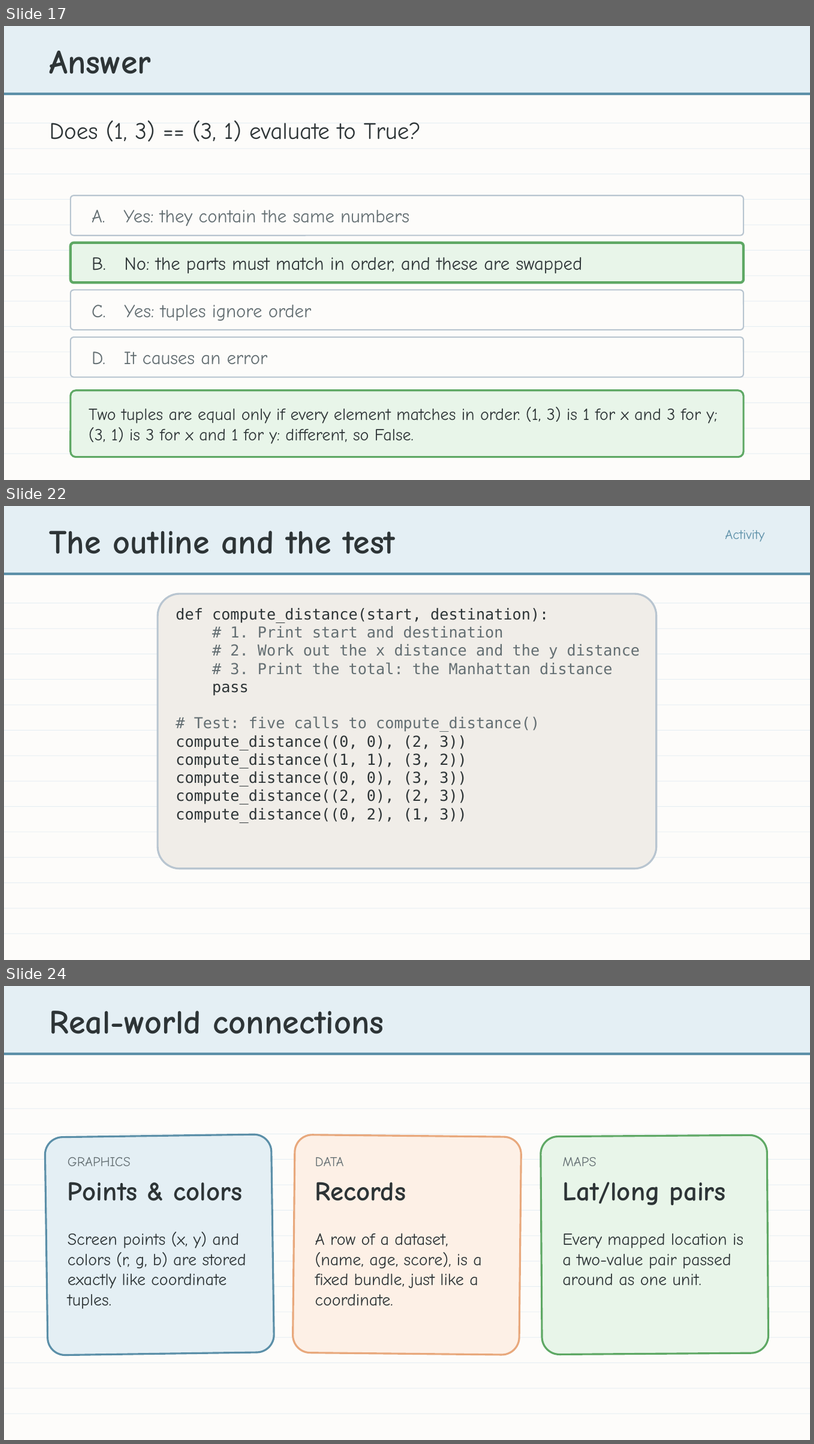
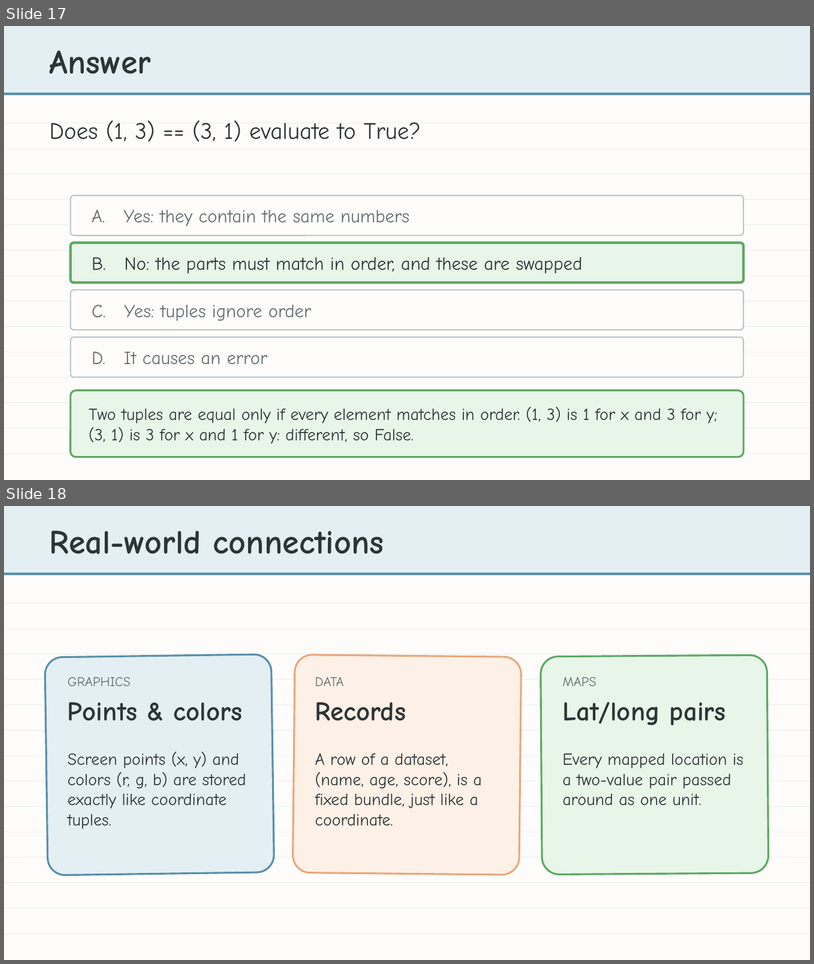
Before and after one commit to bradamiller/LearningPython, a slide deck: static/slides/module-04-manhattan/module-4-lesson-02-tuples.pptx. Shown one above the other, each under a label of ours: slides 17, 22 and 24 before the commit, slides 17 and 18 after it; the slides between them are not shown. The pictures are 814x1444 and 814x964 pixels, drawn with LibreOffice and Linux fonts; fonts in the diff are those of the drawing. Boxes give left, top, right and bottom in pixels: in the first picture for what was removed or moved away, otherwise in the second. Text is boxed around its words. In the diff, an @@ line names an element or a change of style, - is before the commit and + after.

```diff
--- a/static/slides/module-04-manhattan/module-4-lesson-02-tuples.pptx
+++ b/static/slides/module-04-manhattan/module-4-lesson-02-tuples.pptx
@@ slide 22 removed at (4,506,810,960), background #FDFCFA @@
@@ rectangle removed at (4,506,810,573) @@
@@ text removed at (50,531,396,554) @@
-The outline and the test
@@ text removed at (725,530,765,541) @@
-Activity
@@ rectangle removed at (4,573,810,575) @@
@@ rounded rectangle removed at (158,594,657,868) @@
@@ rectangle removed at (4,603,810,603) @@
@@ text removed at (176,608,640,823) @@
-def compute_distance(start, destination):
-# 1. Print start and destination
-# 2. Work out the x distance and the y distance
-# 3. Print the total: the Manhattan distance
-pass
-# Test: five calls to compute_distance()
-compute_distance((0, 0), (2, 3))
-compute_distance((1, 1), (3, 2))
-compute_distance((0, 0), (3, 3))
-compute_distance((2, 0), (2, 3))
-compute_distance((0, 2), (1, 3))
@@ rectangle removed at (4,628,810,629) @@
@@ rectangle removed at (4,654,810,654) @@
@@ rectangle removed at (4,679,810,679) @@
@@ rectangle removed at (4,705,810,705) @@
@@ rectangle removed at (4,730,810,730) @@
@@ rectangle removed at (4,755,810,756) @@
@@ rectangle removed at (4,781,810,781) @@
@@ rectangle removed at (4,806,810,807) @@
@@ rectangle removed at (4,831,810,832) @@
@@ rectangle removed at (4,857,810,858) @@
@@ rectangle removed at (4,882,810,883) @@
@@ rectangle removed at (4,907,810,908) @@
@@ rectangle removed at (4,933,810,934) @@
@@ what was slide 24 is now slide 18 @@
```
Also in this commit, not shown: 1 slide changed, 5 other slides removed, 19 other files.
